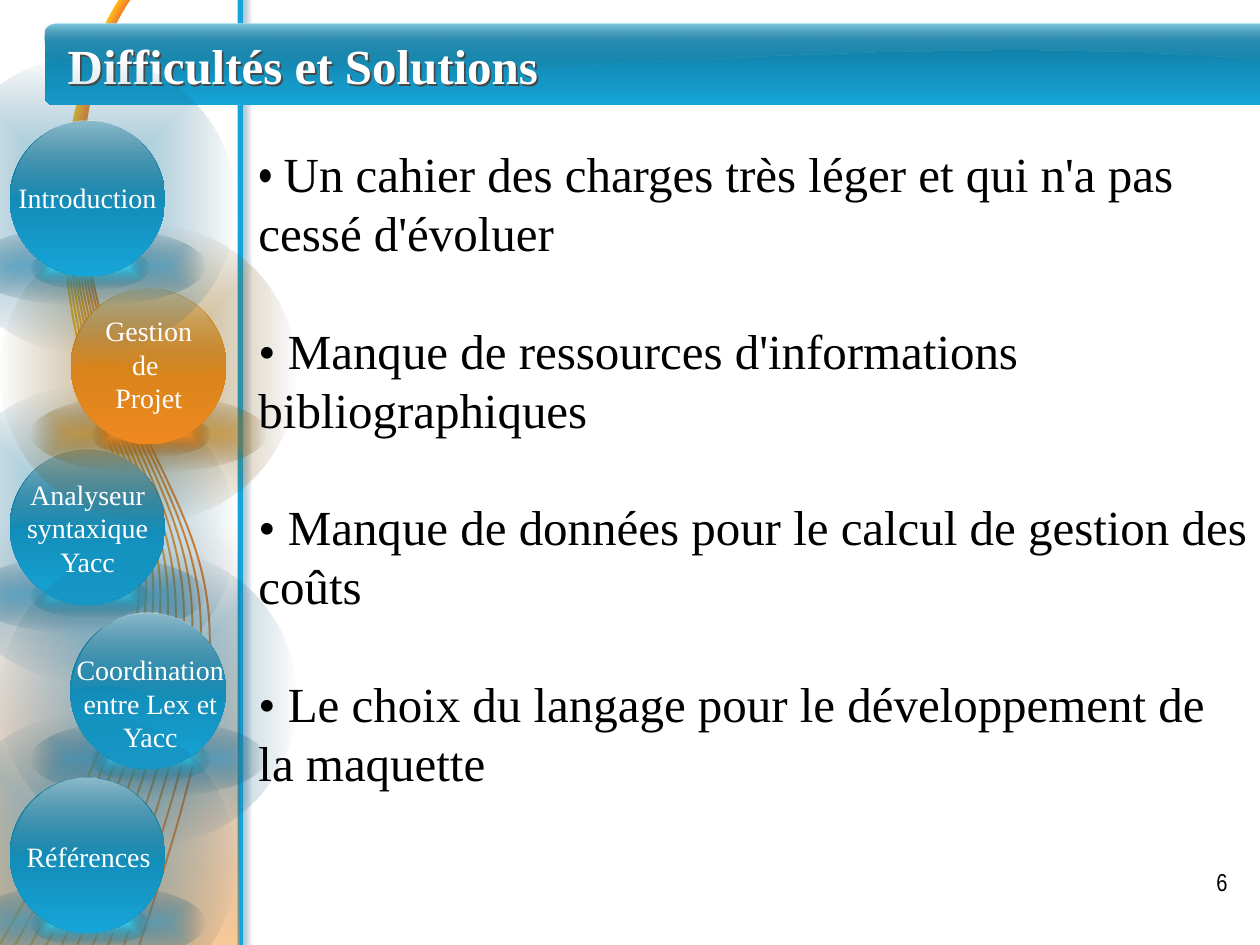
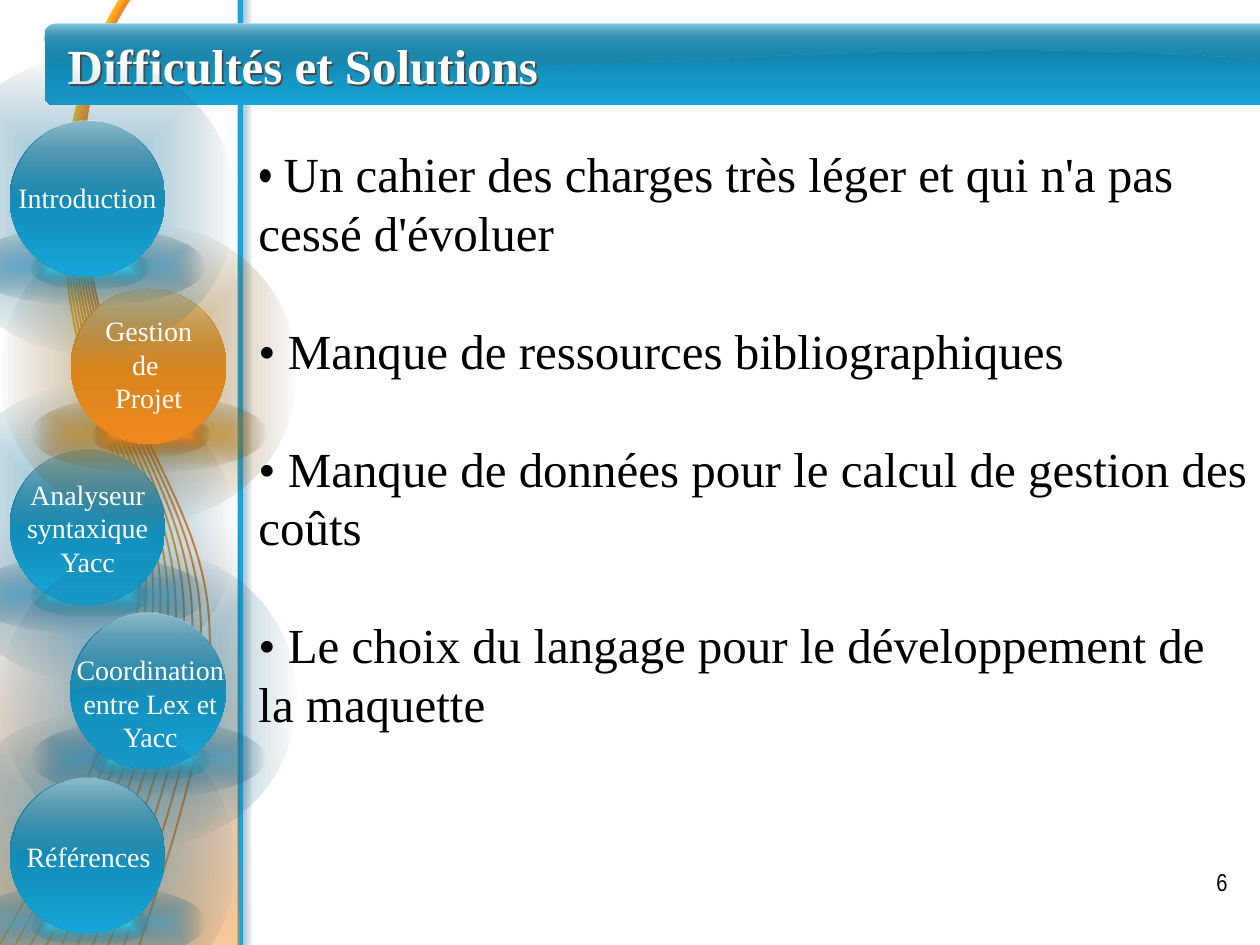
Before and after one commit to sarrabenbrahim/team-war, a slide deck: slide 6 of PFE/Presentation/presentation - Jaafar.pptx. Drawn at 1260x945 pixels with LibreOffice and Linux fonts; fonts in the diff are those of the drawing. Boxes give left, top, right and bottom in pixels: in the first picture for what was removed or moved away, otherwise in the second. Text is boxed around its words. In the diff, an @@ line names an element or a change of style, - is before the commit and + after.

```diff
--- a/PFE/Presentation/presentation - Jaafar.pptx
+++ b/PFE/Presentation/presentation - Jaafar.pptx
@@ text at bbox=[288, 335, 1064, 379]: text changed @@
-• Manque de ressources d'informations bibliographiques
+• Manque de ressources bibliographiques
```
Also in this commit, not shown: 3 other slides changed, 1 slide added.
